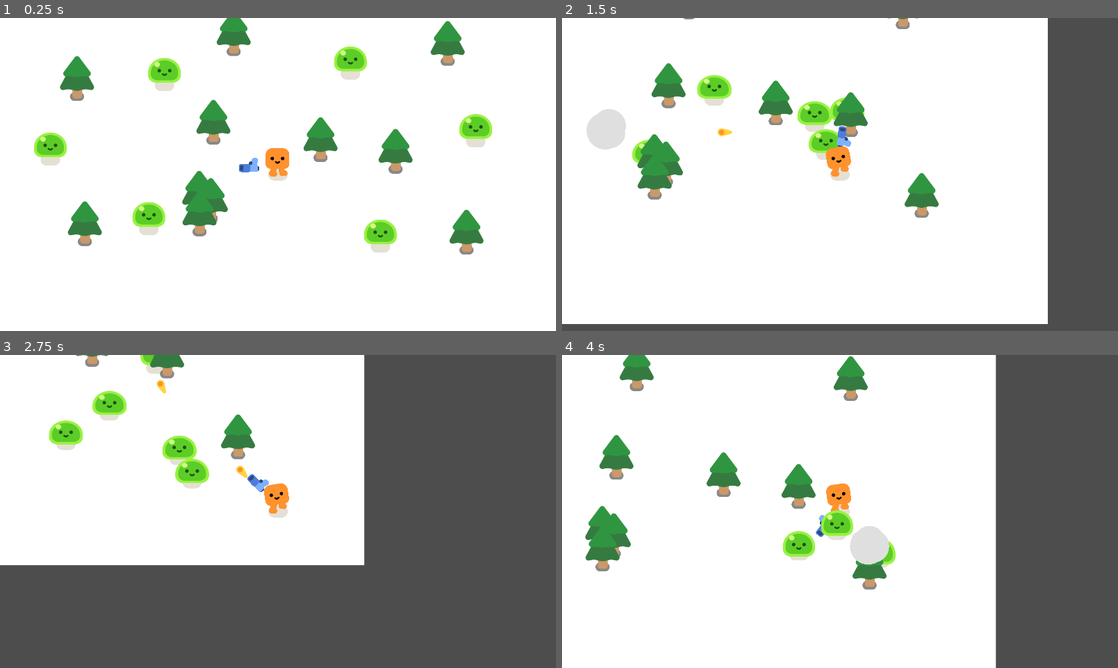
Above: before the commit, frames 1-4 (two rows, left to right).
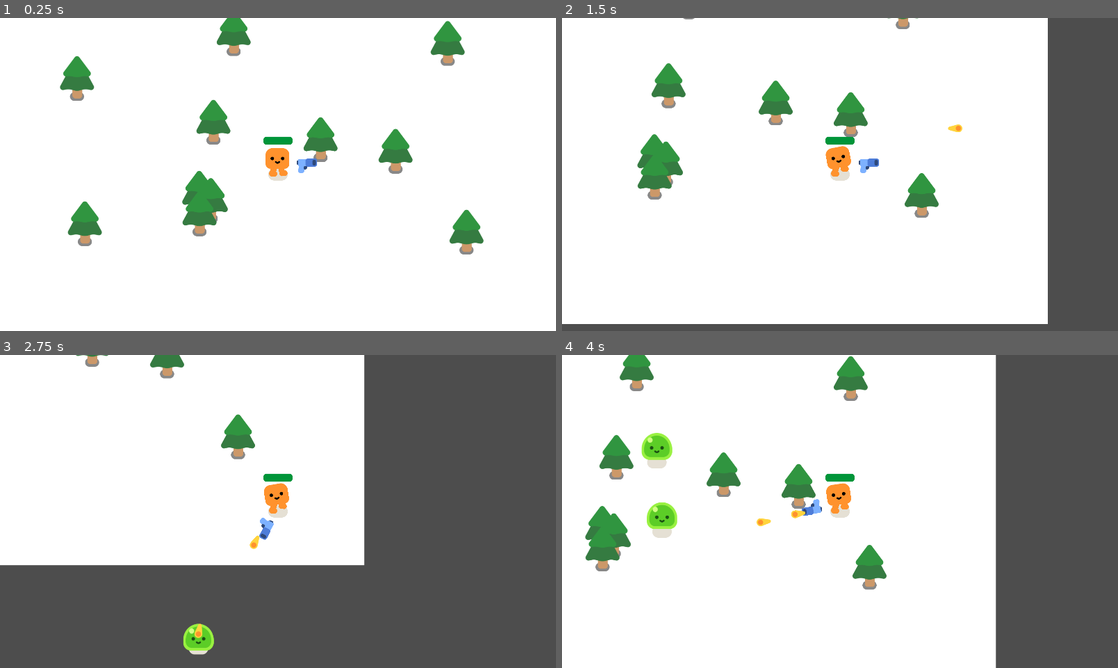
Above: after the commit, the same moments.

Repository: xatixatix/GodotProjects
Game: Godot game, scene res://scenes/game.tscn
Two runs of this game, one before a commit and one after it. Both use one fixed random seed, a clock stepped at 60 frames per second and the inputs below.
Inputs:
- Up to frame 1 (0.25 s): no input
- Up to frame 2 (1.5 s): hold D (move_right) 0.53-1.28 s; hold S (move_down) from 1.28 s (still down)
- Up to frame 3 (2.75 s): release S (move_down) at 2.03 s; hold D (move_right) from 2.03 s (still down)
- Up to frame 4 (4 s): release D (move_right) at 2.78 s; hold W (move_up) 2.78-3.53 s; hold A (move_left) from 3.53 s (still down)

The runs differ from the first frame. In frame 1, 3.3% of the frame differs, in the area x 6-89%, y 9-75%; in frame 2, 2.6%; in frame 3, 2.9%; in frame 4, 3.0%.

Commit message:
base game mechanics is done

Diff:
--- a/Projects/Demos/GDQuestVampireSurvivorsLike/characters/spawnables/player.gd
+++ b/Projects/Demos/GDQuestVampireSurvivorsLike/characters/spawnables/player.gd
@@ -1,4 +1,11 @@
 extends CharacterBody2D
+
+signal health_depleted
+
+@onready var hurt_box = %HurtBox
+@onready var health_bar = %HealthBar
+
+var health = 100.0
 
 func _physics_process(delta):
 	var direction = Input.get_vector("move_left", "move_right", "move_up", "move_down")
@@ -9,3 +16,10 @@
 		%HappyBoo.play_walk_animation()
 	else:
 		%HappyBoo.play_idle_animation()
+
+	const DAMAGE_RATE = 5.0
+	var overlappingMobs = hurt_box.get_overlapping_bodies()
+	health -= DAMAGE_RATE * overlappingMobs.size() * delta
+	health_bar.value = health
+	if (health <= 0.0):
+		health_depleted.emit()
--- a/Projects/Demos/GDQuestVampireSurvivorsLike/characters/spawnables/player.tscn
+++ b/Projects/Demos/GDQuestVampireSurvivorsLike/characters/spawnables/player.tscn
@@ -7,6 +7,24 @@
 [sub_resource type="CapsuleShape2D" id="CapsuleShape2D_k2cn7"]
 radius = 25.0
 height = 76.0
+
+[sub_resource type="CapsuleShape2D" id="CapsuleShape2D_eqatl"]
+radius = 31.0
+height = 86.0
+
+[sub_resource type="StyleBoxFlat" id="StyleBoxFlat_0irsp"]
+bg_color = Color(0, 0, 0, 0.298039)
+corner_radius_top_left = 10
+corner_radius_top_right = 10
+corner_radius_bottom_right = 10
+corner_radius_bottom_left = 10
+
+[sub_resource type="StyleBoxFlat" id="StyleBoxFlat_b0c1h"]
+bg_color = Color(1.01075e-06, 0.582047, 0.224297, 1)
+corner_radius_top_left = 10
+corner_radius_top_right = 10
+corner_radius_bottom_right = 10
+corner_radius_bottom_left = 10
 
 [node name="Player" type="CharacterBody2D"]
 platform_floor_layers = 0
@@ -23,3 +41,30 @@
 
 [node name="Gun" parent="." instance=ExtResource("3_sjbkt")]
 position = Vector2(0, -30)
+
+[node name="HurtBox" type="Area2D" parent="."]
+unique_name_in_owner = true
+collision_layer = 0
+collision_mask = 2
+
+[node name="CollisionShape2D" type="CollisionShape2D" parent="HurtBox"]
+position = Vector2(1, -19)
+shape = SubResource("CapsuleShape2D_eqatl")
+
+[node name="HealthBar" type="ProgressBar" parent="."]
+unique_name_in_owner = true
+anchors_preset = 8
+anchor_left = 0.5
+anchor_top = 0.5
+anchor_right = 0.5
+anchor_bottom = 0.5
+offset_left = -50.0
+offset_top = -130.0
+offset_right = 50.0
+offset_bottom = -103.0
+grow_horizontal = 2
+grow_vertical = 2
+theme_override_styles/background = SubResource("StyleBoxFlat_0irsp")
+theme_override_styles/fill = SubResource("StyleBoxFlat_b0c1h")
+value = 69.71
+show_percentage = false
--- /dev/null
+++ b/Projects/Demos/GDQuestVampireSurvivorsLike/scenes/game.gd
@@ -0,0 +1,18 @@
+extends Node2D
+
+@onready var path_follow_2d = %PathFollow2D
+@onready var game_over = %GameOver
+
+func spawn_slime():
+	const SLIME = preload("res://characters/spawnables/slime.tscn")
+	var newSlime = SLIME.instantiate()
+	path_follow_2d.progress_ratio = randf()
+	newSlime.global_position = path_follow_2d.global_position
+	add_child(newSlime)
+
+func _on_slime_spawn_timer_timeout():
+	spawn_slime()
+
+func _on_player_health_depleted():
+	game_over.visible = true
+	get_tree().paused = true
--- a/Projects/Demos/GDQuestVampireSurvivorsLike/scenes/game.tscn
+++ b/Projects/Demos/GDQuestVampireSurvivorsLike/scenes/game.tscn
@@ -1,12 +1,19 @@
-[gd_scene load_steps=4 format=3 uid="uid://cvu3sr4pgc62n"]
+[gd_scene load_steps=5 format=3 uid="uid://cvu3sr4pgc62n"]
 
+[ext_resource type="Script" path="res://scenes/game.gd" id="1_dvugh"]
 [ext_resource type="PackedScene" uid="uid://tsoj4nv7cvvd" path="res://characters/spawnables/player.tscn" id="1_tscle"]
 [ext_resource type="PackedScene" uid="uid://6coev2iu0jwi" path="res://trees/pine_tree.tscn" id="1_ybevq"]
-[ext_resource type="PackedScene" uid="uid://dce2n31vprv2q" path="res://characters/spawnables/slime.tscn" id="2_5m5mp"]
+
+[sub_resource type="Curve2D" id="Curve2D_qgimt"]
+_data = {
+"points": PackedVector2Array(0, 0, 0, 0, -194, -177, 0, 0, 0, 0, 2231, -250, 0, 0, 0, 0, 2190, 1363, 0, 0, 0, 0, -207, 1353, 0, 0, 0, 0, -194, -174, 0, 0, 0, 0, -194, -177)
+}
+point_count = 6
 
 [node name="Game" type="Node2D"]
 z_as_relative = false
 y_sort_enabled = true
+script = ExtResource("1_dvugh")
 
 [node name="CanvasLayer" type="CanvasLayer" parent="."]
 layer = -1
@@ -51,24 +58,50 @@
 [node name="PineTree10" parent="." instance=ExtResource("1_ybevq")]
 position = Vector2(771, 517)
 
-[node name="Slime4" parent="." instance=ExtResource("2_5m5mp")]
-position = Vector2(133, 583)
+[node name="Player" parent="." instance=ExtResource("1_tscle")]
+position = Vector2(994, 639)
 
-[node name="Slime5" parent="." instance=ExtResource("2_5m5mp")]
-position = Vector2(1751, 512)
+[node name="Path2D" type="Path2D" parent="Player"]
+position = Vector2(-994, -639)
+curve = SubResource("Curve2D_qgimt")
 
-[node name="Slime6" parent="." instance=ExtResource("2_5m5mp")]
-position = Vector2(1288, 230)
+[node name="PathFollow2D" type="PathFollow2D" parent="Player/Path2D"]
+unique_name_in_owner = true
+position = Vector2(-194, -177)
+rotation = -0.030094
 
-[node name="Slime" parent="." instance=ExtResource("2_5m5mp")]
-position = Vector2(479, 857)
+[node name="GameOver" type="CanvasLayer" parent="Player"]
+unique_name_in_owner = true
+visible = false
 
-[node name="Slime2" parent="." instance=ExtResource("2_5m5mp")]
-position = Vector2(543, 284)
+[node name="ColorRect" type="ColorRect" parent="Player/GameOver"]
+anchors_preset = 15
+anchor_right = 1.0
+anchor_bottom = 1.0
+grow_horizontal = 2
+grow_vertical = 2
+color = Color(0, 0, 0, 0.639216)
 
-[node name="Slime3" parent="." instance=ExtResource("2_5m5mp")]
-position = Vector2(1409, 931)
+[node name="Label" type="Label" parent="Player/GameOver/ColorRect"]
+layout_mode = 1
+anchors_preset = 8
+anchor_left = 0.5
+anchor_top = 0.5
+anchor_right = 0.5
+anchor_bottom = 0.5
+offset_left = -269.0
+offset_top = -67.5
+offset_right = 269.0
+offset_bottom = 67.5
+grow_horizontal = 2
+grow_vertical = 2
+theme_override_font_sizes/font_size = 81
+text = "GAME OVER"
+horizontal_alignment = 1
+vertical_alignment = 1
 
-[node name="Player" parent="." instance=ExtResource("1_tscle")]
-unique_name_in_owner = true
-position = Vector2(994, 639)
+[node name="SlimeSpawnTimer" type="Timer" parent="."]
+autostart = true
+
+[connection signal="health_depleted" from="Player" to="." method="_on_player_health_depleted"]
+[connection signal="timeout" from="SlimeSpawnTimer" to="." method="_on_slime_spawn_timer_timeout"]
Not shown: 1 places in Projects/Demos/GDQuestVampireSurvivorsLike/characters/spawnables/player.tscn that only renumber resources
